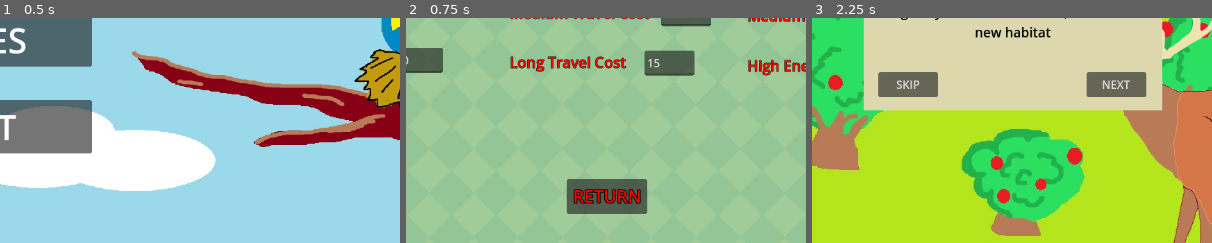
Above: before the commit, frames 1-3 (left to right).
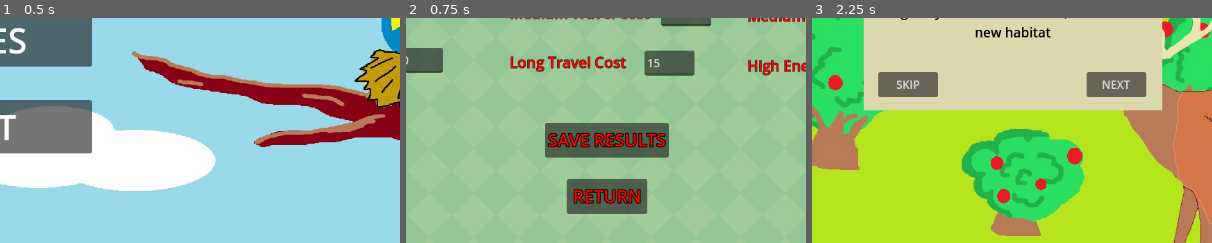
Above: after the commit, the same moments.

Repository: FrostyDog94/Scarcity
Game: Godot game, scene res://Main Menu.tscn
Same seed, same stepped clock (60 frames per second), same inputs: the game is played once before the commit and once after it.
Inputs:
- Up to frame 1 (0.5 s): no input
- Up to frame 2 (0.75 s): click "SETTINGS" at 0.5 s
- Up to frame 3 (2.25 s): click "RETURN" at 1.25 s; click "PLAY" at 2 s
The pictures show only the part of the screen within x 25-75%, y 50-100%; the shares and areas given below are measured in that part.

Frame 1 is identical in both runs. In frame 2, 4.8% of the frame differs, in the area x 34-66%, y 46-63%; in frame 3, nothing differs.

Commit message:
Export to CSV
You can now export game data to an Excel file

Diff:
--- a/Settings.tscn
+++ b/Settings.tscn
@@ -1,7 +1,26 @@
-[gd_scene load_steps=5 format=3 uid="uid://ck04t4bbfbcfc"]
+[gd_scene load_steps=6 format=3 uid="uid://ck04t4bbfbcfc"]
 
 [ext_resource type="Texture2D" uid="uid://bbtk8ghdbahxd" path="res://background textures/Green.png" id="1_5nuvy"]
 [ext_resource type="Script" path="res://settings.gd" id="1_situn"]
+
+[sub_resource type="GDScript" id="GDScript_nkmla"]
+script/source = "extends FileDialog
+
+var spreadsheet = [
+	[\"Day\", \"Net Gain\", \"Energy\", \"Habitat Energy\", \"Travel Cost\", \"Fitness\"]
+]
+
+
+
+# Called when the node enters the scene tree for the first time.
+func _ready() -> void:
+	pass # Replace with function body.
+
+
+# Called every frame. 'delta' is the elapsed time since the previous frame.
+func _process(delta: float) -> void:
+	pass
+"
 
 [sub_resource type="LabelSettings" id="LabelSettings_ji5gx"]
 font_size = 65
@@ -17,6 +36,14 @@
 
 [node name="Settings" type="Node"]
 script = ExtResource("1_situn")
+
+[node name="FileDialog" type="FileDialog" parent="."]
+initial_position = 1
+size = Vector2i(1103, 680)
+content_scale_factor = 1.91
+access = 2
+root_subfolder = "/"
+script = SubResource("GDScript_nkmla")
 
 [node name="TextureRect" type="TextureRect" parent="."]
 texture_filter = 1
@@ -230,7 +257,7 @@
 offset_right = 257.0
 offset_bottom = 34.0
 
-[node name="Button" type="Button" parent="."]
+[node name="Return" type="Button" parent="."]
 anchors_preset = 7
 anchor_left = 0.5
 anchor_top = 1.0
@@ -242,9 +269,32 @@
 offset_bottom = -42.0
 grow_horizontal = 2
 grow_vertical = 0
+theme_override_colors/font_hover_color = Color(0.345098, 0, 0, 1)
+theme_override_colors/font_pressed_color = Color(1, 0, 0, 1)
 theme_override_colors/font_color = Color(1, 0, 0, 1)
 theme_override_constants/outline_size = 5
 theme_override_font_sizes/font_size = 25
 text = "RETURN"
 
-[connection signal="pressed" from="Button" to="." method="_on_button_pressed"]
+[node name="Save Results" type="Button" parent="."]
+anchors_preset = 7
+anchor_left = 0.5
+anchor_top = 1.0
+anchor_right = 0.5
+anchor_bottom = 1.0
+offset_left = -58.0
+offset_top = -173.0
+offset_right = 58.0
+offset_bottom = -123.0
+grow_horizontal = 2
+grow_vertical = 0
+theme_override_colors/font_hover_color = Color(0.423529, 0, 0, 1)
+theme_override_colors/font_pressed_color = Color(1, 0, 0, 1)
+theme_override_colors/font_color = Color(1, 0, 0, 1)
+theme_override_constants/outline_size = 5
+theme_override_font_sizes/font_size = 25
+text = "SAVE RESULTS"
+
+[connection signal="file_selected" from="FileDialog" to="." method="_on_file_dialog_file_selected"]
+[connection signal="pressed" from="Return" to="." method="_on_button_pressed"]
+[connection signal="pressed" from="Save Results" to="." method="_on_save_results_pressed"]
--- a/controller.gd
+++ b/controller.gd
@@ -24,8 +24,14 @@
 var MTC
 var STC
 
+var spreadsheet = [
+	["Day", "Net Gain", "Energy", "Habitat Energy", "Travel Cost", "Fitness"]
+]
+
+var os = OS.get_name()
 
 func _ready() -> void:
+	print(OS.get_name())
 	fitness = 0
 	offspring = 0
 	background = get_node("TextureRect")
@@ -49,20 +55,13 @@
 	get_node("Cutscenes/Med Label/Med Number").text = str(MTC)
 	get_node("Cutscenes/Long Label/Long Number").text = str(LTC)
 
+	spreadsheet.append([0, net_energy, total_energy, habitat_energy, travel_cost, fitness])
+
 
 # Called every frame. 'delta' is the elapsed time since the previous frame.
 func _process(_delta: float) -> void:
 	if habitat_energy <= 0:
 		habitat_energy = 0
-
-	if total_energy <= 0:
-		total_energy = 0
-		get_tree().change_scene_to_file("res://Game Over.tscn")
-
-	if total_rolls <= 0:
-		get_tree().change_scene_to_file("res://Win.tscn")
-		Score.fitness = fitness
-		Score.offspring = offspring
 
 	fitness = snapped(((total_energy - 20) / 15), 0.01)
 	offspring = int(fitness)
@@ -131,6 +130,9 @@
 		travel_cost = 0
 
 	total_rolls -= 1
+
+	_append_data()
+	_check_game_over()
 
 
 func _on_travel_button_pressed() -> void:
@@ -142,6 +144,9 @@
 	net_energy = 0
 	total_energy -= travel_cost
 	total_rolls -= 1
+
+	_append_data()
+	_check_game_over()
 
 
 func _on_main_menu_button_pressed() -> void:
@@ -168,3 +173,34 @@
 		buck.texture = load("res://Sprites/20 buck.png")
 	elif total_energy <= 10:
 		buck.texture = load("res://Sprites/10 buck.png")
+
+
+func _append_data():
+	spreadsheet.append([30 - total_rolls, net_energy, total_energy, habitat_energy, travel_cost, fitness])
+
+
+func export_array_to_csv(file_path: String, array_data: Array) -> void:
+	var file = FileAccess.open(file_path, FileAccess.WRITE)
+
+	for row in array_data:
+		# Join row elements into a single CSV line
+		var line = ",".join(row.map(func(item): return str(item)))
+		file.store_line(line)  # Write the line to the file
+
+	file.close()
+	print("CSV exported to: ", file_path)
+
+
+func _check_game_over():
+	if total_energy <= 0:
+		total_energy = 0
+		get_tree().change_scene_to_file("res://Game Over.tscn")
+		if Score.path != "nil":
+			export_array_to_csv(Score.path, spreadsheet)
+
+	if total_rolls <= 0:
+		get_tree().change_scene_to_file("res://Win.tscn")
+		Score.fitness = fitness
+		Score.offspring = offspring
+		if Score.path != "nil":
+			export_array_to_csv(Score.path, spreadsheet)
--- a/project.godot
+++ b/project.godot
@@ -23,6 +23,7 @@
 [display]
 
 window/size/mode=3
+window/subwindows/embed_subwindows=false
 window/stretch/mode="viewport"
 
 [rendering]
--- a/score.gd
+++ b/score.gd
@@ -17,3 +17,4 @@
 var low_hab = 50
 var med_hab = 100
 var high_hab = 150
+var path = "nil"
--- a/settings.gd
+++ b/settings.gd
@@ -1,7 +1,11 @@
 extends Node
+
+var path
+@onready var fd = $FileDialog
 
 # Called when the node enters the scene tree for the first time.
 func _ready() -> void:
+	path = fd.current_dir
 	get_node("Min Roll/Min Roll Text").text = str(Score.roll_min)
 	get_node("Max Roll/Max Roll Text").text = str(Score.roll_max)
 	get_node("Hab Decrease/Hab Decrease Text").text = str(Score.hab_decrease)
@@ -14,11 +18,6 @@
 	get_node("Low Hab/Low Hab Text").text = str(Score.low_hab)
 	get_node("Med Hab/Med Hab Text").text = str(Score.med_hab)
 	get_node("High Hab/High Hab Text").text = str(Score.high_hab)
-
-
-# Called every frame. 'delta' is the elapsed time since the previous frame.
-func _process(delta: float) -> void:
-	pass
 
 
 func _on_button_pressed() -> void:
@@ -35,3 +34,11 @@
 	Score.low_hab = int(get_node("Low Hab/Low Hab Text").text)
 	Score.med_hab = int(get_node("Med Hab/Med Hab Text").text)
 	Score.high_hab = int(get_node("High Hab/High Hab Text").text)
+
+
+func _on_file_dialog_file_selected(path: String) -> void:
+	Score.path = path
+
+
+func _on_save_results_pressed() -> void:
+	fd.visible = true
